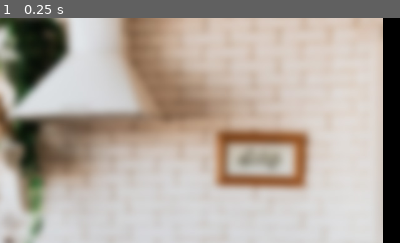
Above: before the commit, frame 1.
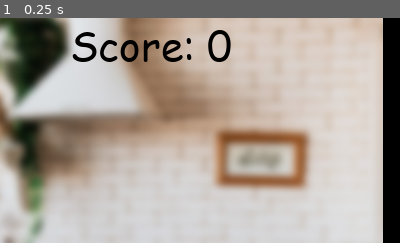
Above: after the commit, the same moment.

Repository: GuyWithaPC/Gamecraft-2022-Chill
Game: Godot game, scene res://Scenes/Play.tscn
The game is run twice, just before and just after one commit, with the same random seed, the same clock (stepped at 60 frames per second) and the same inputs.
Inputs:
- Up to frame 1 (0.25 s): no input
The pictures show only the part of the screen within x 0-50%, y 0-50%; the shares and areas given below are measured in that part.

The runs differ from the first frame. In frame 1, 1.8% of the frame differs, in the area x 18-58%, y 5-20%.

Commit message:
score is a thing, you can kind of lose

Diff:
--- /dev/null
+++ b/Fonts/comic_sans.tres
@@ -0,0 +1,7 @@
+[gd_resource type="DynamicFont" load_steps=2 format=2]
+
+[ext_resource path="res://Fonts/comic_sans.ttf" type="DynamicFontData" id=1]
+
+[resource]
+size = 100
+font_data = ExtResource( 1 )
--- a/Scenes/Play.tscn
+++ b/Scenes/Play.tscn
@@ -8,6 +8,8 @@
 [ext_resource path="res://Images/Food/turkey.png" type="Texture" id=6]
 [ext_resource path="res://Sounds/tetrisjazz.wav" type="AudioStream" id=7]
 [ext_resource path="res://Images/background.jpeg" type="Texture" id=8]
+[ext_resource path="res://Fonts/comic_sans.tres" type="DynamicFont" id=9]
+[ext_resource path="res://Scripts/GrabRegion.gd" type="Script" id=10]
 
 [sub_resource type="RectangleShape2D" id=1]
 extents = Vector2( 480, 540 )
@@ -24,6 +26,7 @@
 extents = Vector2( 256.333, 177.333 )
 
 [node name="Root" type="Node2D"]
+pause_mode = 2
 script = ExtResource( 3 )
 
 [node name="Background" type="Sprite" parent="."]
@@ -73,6 +76,7 @@
 shape = SubResource( 2 )
 
 [node name="GrabberPath" type="Path2D" parent="."]
+pause_mode = 1
 position = Vector2( 0, 256 )
 curve = SubResource( 3 )
 
@@ -84,8 +88,10 @@
 position = Vector2( 0, -58.6667 )
 collision_layer = 2
 collision_mask = 2
+script = ExtResource( 10 )
 
 [node name="Sprite" type="Sprite" parent="GrabberPath/Grabber/GrabRegion"]
+show_behind_parent = true
 texture = ExtResource( 4 )
 
 [node name="CollisionShape2D" type="CollisionShape2D" parent="GrabberPath/Grabber/GrabRegion"]
@@ -104,3 +110,22 @@
 scale = Vector2( 0.75, 0.75 )
 texture = ExtResource( 6 )
 offset = Vector2( 275, -250 )
+
+[node name="UI" type="Control" parent="."]
+margin_right = 40.0
+margin_bottom = 40.0
+__meta__ = {
+"_edit_use_anchors_": false
+}
+
+[node name="Score" type="Label" parent="UI"]
+modulate = Color( 0, 0, 0, 1 )
+margin_left = 168.0
+margin_top = -8.0
+margin_right = 504.0
+margin_bottom = 133.0
+custom_fonts/font = ExtResource( 9 )
+text = "Score: "
+__meta__ = {
+"_edit_use_anchors_": false
+}
--- a/Scripts/FoodItem.gd
+++ b/Scripts/FoodItem.gd
@@ -44,6 +44,7 @@
 	$Sprite.show_behind_parent = true
 	add_to_group("Food")
 	add_to_group("Table")
+	pause_mode = PAUSE_MODE_STOP
 
 func _draw():
 	var percentage = ((default_timer-timer)/default_timer)
@@ -118,6 +119,8 @@
 			if timer < default_timer:
 				timer += 2*delta
 			update()
+	if timer <= 0:
+		get_tree().get_root().get_node("Root").timer_out()
 
 func _integrate_forces(state):
 	var lv = state.get_linear_velocity()
@@ -172,6 +175,7 @@
 func check_death_from_collision():
 	for obj in $DeathArea.get_overlapping_bodies():
 		if obj.is_in_group("Fridge") and obj.is_in_group("Food") and obj != self and !obj.dragged:
+			get_tree().get_root().get_node("Root").food_destroyed()
 			return true
 	return false
 
@@ -184,5 +188,6 @@
 		modulate = Color(1.0,1.0,1.0)
 	if !dragged:
 		if !(wrapf(self.rotation,0,2*PI) < deg2rad(death_angle_margin) or wrapf(self.rotation,0,2*PI) > 2*PI-deg2rad(death_angle_margin)):
+			get_tree().get_root().get_node("Root").food_destroyed()
 			return true
 	return false
--- /dev/null
+++ b/Scripts/GrabRegion.gd
@@ -0,0 +1,41 @@
+extends Area2D
+
+export var default_timer = 10
+onready var timer = default_timer
+onready var timer_background = preload("res://Images/timer.png")
+var asking = false
+
+func _draw():
+	var percentage = ((default_timer-timer)/default_timer)
+	var start_position = percentage*360
+	var color = Color(0,1,0,0.75)
+	color.h = (1.0/3.0)-(percentage/3.0)
+	if (timer/default_timer) < 1 and timer > 0:
+		draw_texture(timer_background,Vector2(-64,-64),Color(1,1,1,0.25))
+		draw_circle_arc_poly(Vector2(0,0),40,start_position,360,color)
+
+
+func _process(delta):
+	update()
+	if asking:
+		timer -= delta
+		if timer <= 0:
+			get_tree().get_root().get_node("Root").timer_out()
+
+func ask():
+	asking = true
+
+func retreat():
+	asking = false
+	timer = default_timer
+
+func draw_circle_arc_poly(center, radius, angle_from, angle_to, color):
+	var nb_points = 32
+	var points_arc = PoolVector2Array()
+	points_arc.push_back(center)
+	var colors = PoolColorArray([color])
+
+	for i in range(nb_points + 1):
+		var angle_point = deg2rad(angle_from + i * (angle_to - angle_from) / nb_points - 90)
+		points_arc.push_back(center + Vector2(cos(angle_point), sin(angle_point)) * radius)
+	draw_polygon(points_arc, colors)
--- a/Scripts/SceneController.gd
+++ b/Scripts/SceneController.gd
@@ -7,6 +7,8 @@
 
 var dragging = false
 var wanting_food = null
+var score = 0
+var target_score = 0
 
 onready var food_scene = preload("res://Prefabs/FoodItems.tscn").instance()
 onready var grabbed_cursor = preload("res://Images/cursor/cursor_closed.png")
@@ -40,9 +42,21 @@
 func _ready():
 	randomize()
 
+func food_destroyed():
+	target_score -= 20
+
+func timer_out():
+	get_tree().paused = true
+	for obj in get_tree().get_nodes_in_group("Fridge"):
+		target_score += 5
+		obj.queue_free()
+	for obj in get_tree().get_nodes_in_group("Table"):
+		obj.queue_free()
 
 # Called every frame. 'delta' is the elapsed time since the previous frame.
 func _process(delta):
+	score = lerp(score,target_score,delta*10)
+	$UI/Score.text = "Score: " + str(round(score))
 	if dragging:
 		Input.set_custom_mouse_cursor(grabbed_cursor,0,Vector2(30,30))
 	else:
@@ -56,7 +70,7 @@
 		var food = randi()%len(foods)
 		var summoned = food_scene.get_node(foods[food]).duplicate()
 		# Set its values
-		summoned.start_position = Vector2(randi()%500,randi()%(1080/2)+1080/2)
+		summoned.start_position = Vector2(randi()%300+100,randi()%(1080/2)+1080/2)
 		summoned.position = summoned.start_position - Vector2(500,0)
 		summoned.scale = Vector2(0.5,0.5)
 		# Set up its spill mask
@@ -73,6 +87,7 @@
 		var food = random_food.name.replace("@","").rstrip("0123456789")
 		print("wants: "+food)
 		wanting_food = food
+		grab_region.ask()
 
 	if wanting_food != null:
 		want_speech.texture = food_sprites[wanting_food]
@@ -85,7 +100,9 @@
 			if obj.is_in_group("Food"):
 				if wanting_food in obj.name and !obj.dragged:
 					obj.queue_free()
+					target_score += 10
 					wanting_food = null
+					grab_region.retreat()
 					break
 	else:
 		hand.unit_offset = lerp(hand.unit_offset,0,delta*5)
Binary file added: Fonts/comic_sans.ttf
Not shown, changed: Images/Food/tupperware_lg.png.import
Not shown, changed: Images/Food/tupperware_md.png.import
Not shown, changed: Images/Food/tupperware_sm.png.import
Not shown: 1 places in Scenes/Play.tscn that only renumber resources
